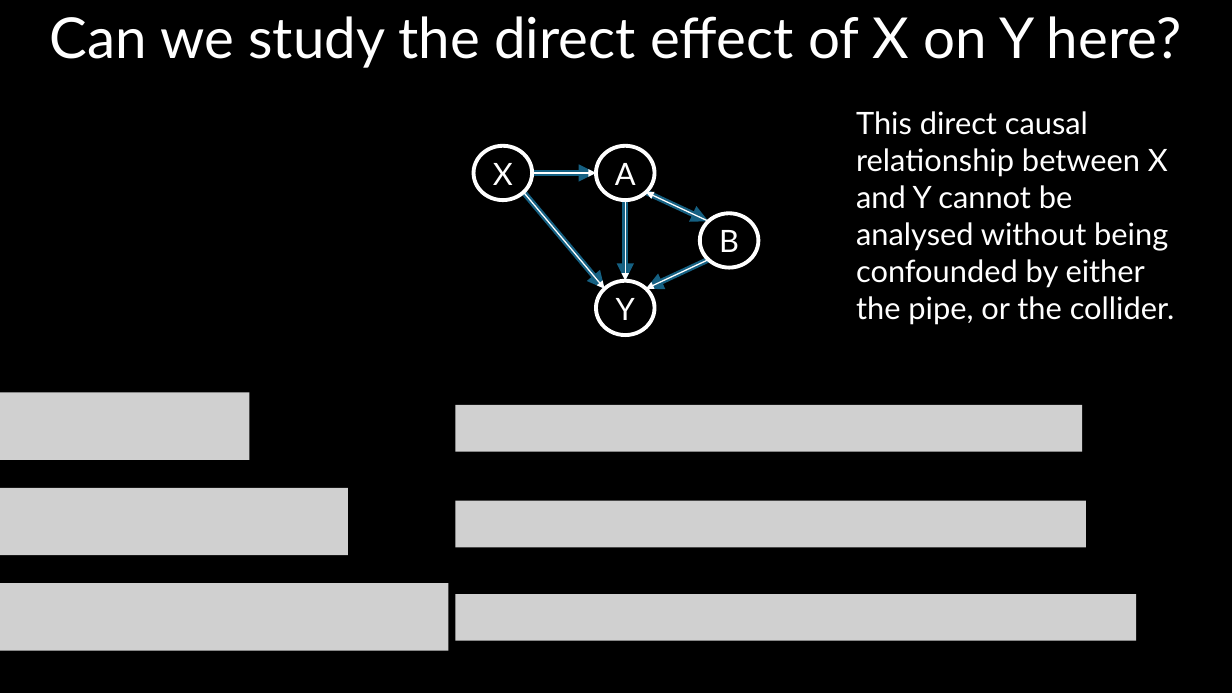
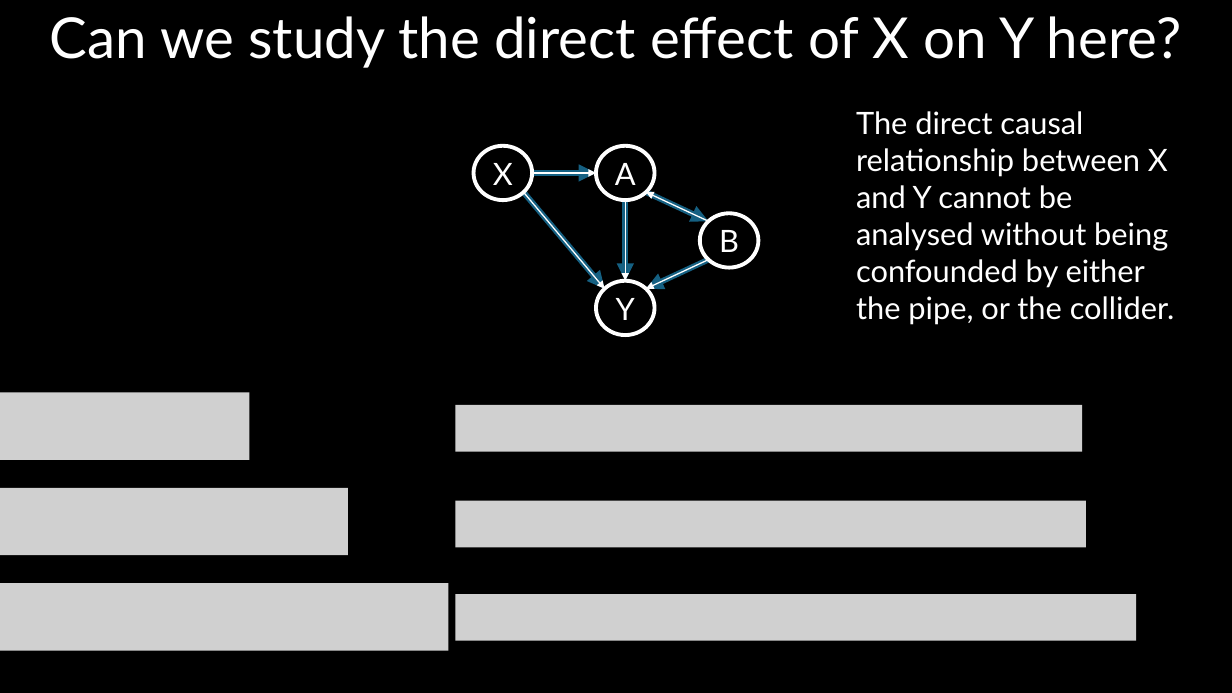
Before and after one commit to DeonRoos/stats-for-biologists, a slide deck: slide 30 of Lectures/Lecture 07.2 Confounding.pptx (slide 41 before the commit). Drawn at 1232x693 pixels with LibreOffice and Linux fonts; fonts in the diff are those of the drawing; grey boxes stand for pictures. Boxes give left, top, right and bottom in pixels: in the first picture for what was removed or moved away, otherwise in the second. Text is boxed around its words. In the diff, an @@ line names an element or a change of style, - is before the commit and + after.

```diff
--- a/Lectures/Lecture 07.2 Confounding.pptx
+++ b/Lectures/Lecture 07.2 Confounding.pptx
@@ text at [856,111,1175,325]: text changed @@
-This direct causal relationship between X and Y cannot be analysed without being confounded by either the pipe, or the collider.
+The direct causal relationship between X and Y cannot be analysed without being confounded by either the pipe, or the collider.
```
Also in this commit, not shown: 14 other slides changed, 3 slides added, 15 slides removed, 13 other files.
